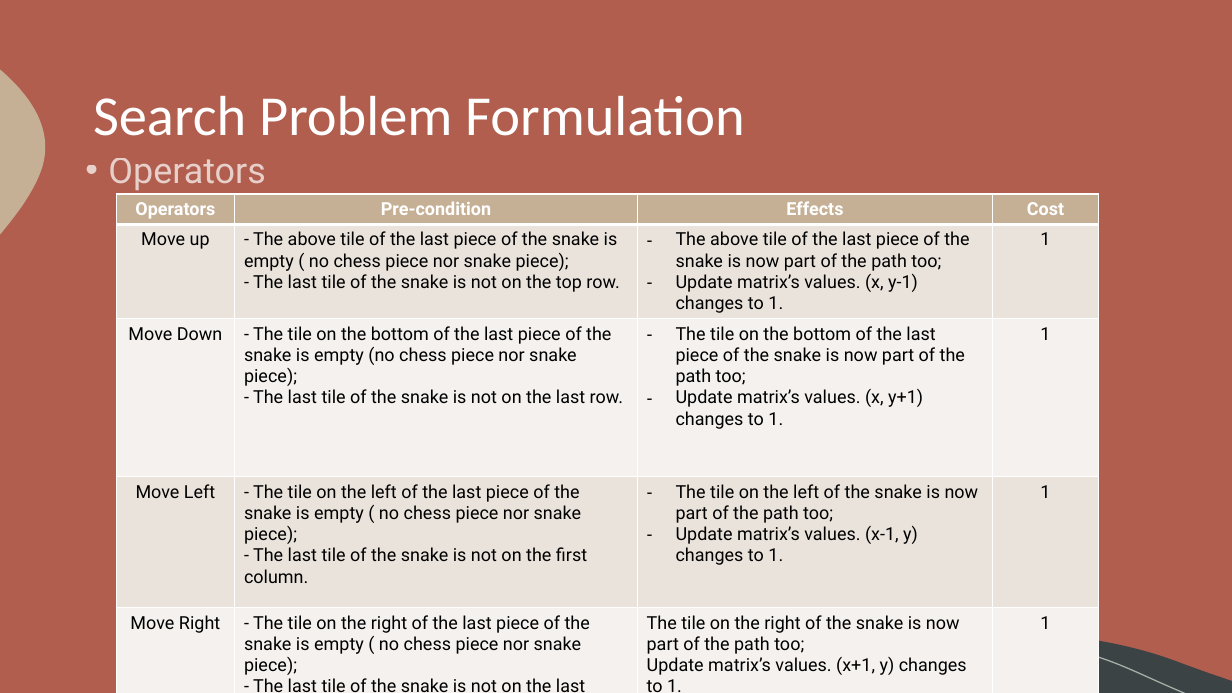
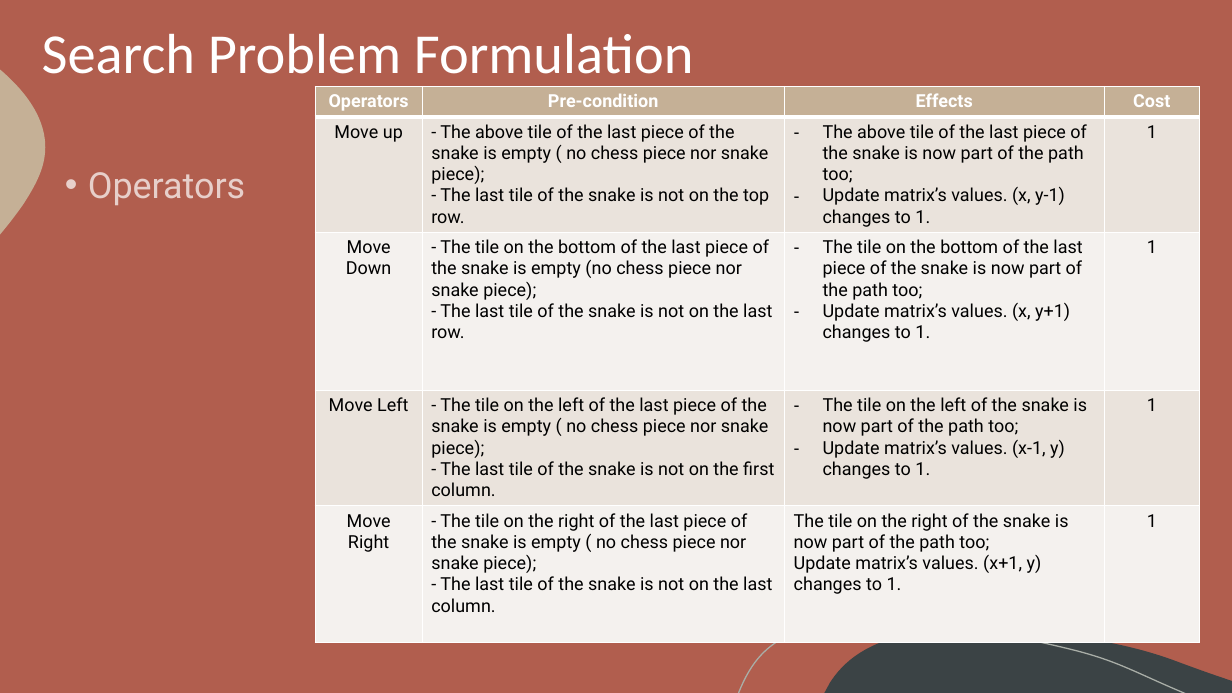
Before and after one commit to itsdomsantos/IART-2022, a slide deck: slide 5 of Chess Snake Puzzles – 2022 IA Project.pptx. Drawn at 1232x693 pixels with LibreOffice and Linux fonts; fonts in the diff are those of the drawing. Boxes give left, top, right and bottom in pixels: in the first picture for what was removed or moved away, otherwise in the second. Text is boxed around its words. In the diff, an @@ line names an element or a change of style, - is before the commit and + after.

```diff
--- a/Chess Snake Puzzles – 2022 IA Project.pptx
+++ b/Chess Snake Puzzles – 2022 IA Project.pptx
@@ title "Search Problem Formulation" rewrapped from (93, 96, 745, 136) to (42, 34, 694, 87) @@
@@ table: place and size @@
-table at (116, 194, 1099, 693)
+table at (315, 86, 1200, 671)
@@ text "Operators": place and size @@
-text "Operators" at (108, 158, 265, 190)
+text "Operators" at (88, 172, 245, 205)
```
Also in this commit, not shown: 1 other slide changed.
